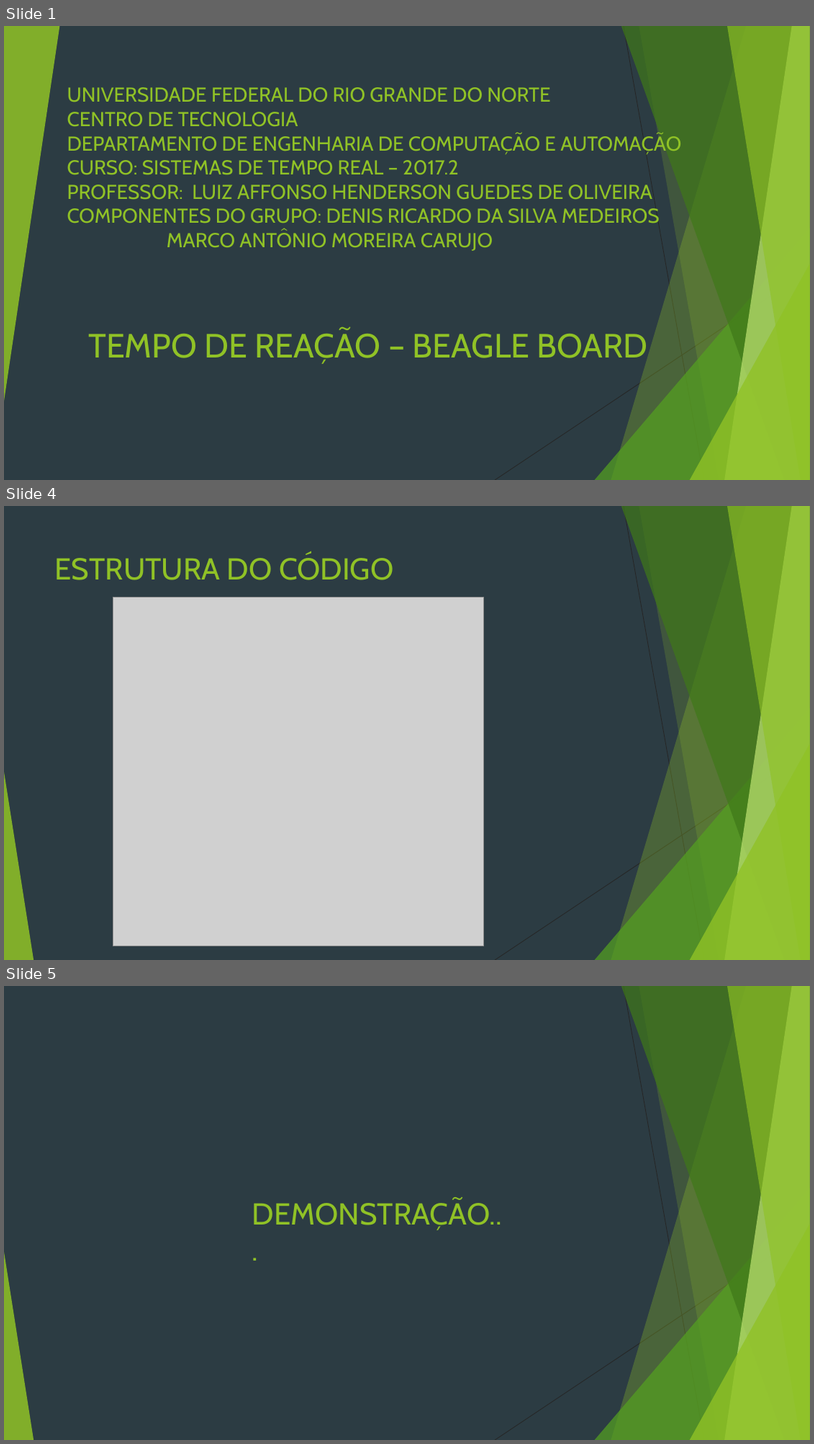
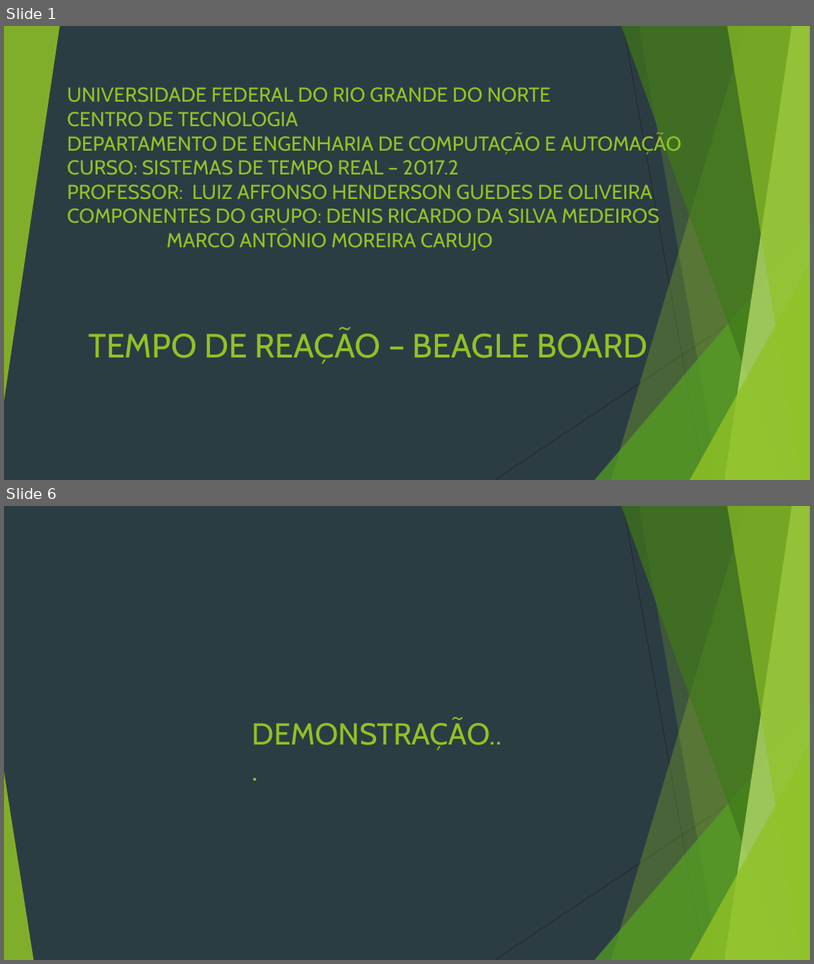
Before and after one commit to DenisMedeiros/Real-Time-Systems-Applications, a slide deck: TempoReacao/SlideTempoReacao.pptx. Shown one above the other, each under a label of ours: slides 1, 4 and 5 before the commit, slides 1 and 6 after it; the slides between them are not shown. The pictures are 814x1444 and 814x964 pixels, drawn with LibreOffice and Linux fonts; fonts in the diff are those of the drawing; grey boxes stand for pictures. Boxes give left, top, right and bottom in pixels: in the first picture for what was removed or moved away, otherwise in the second. Text is boxed around its words. In the diff, an @@ line names an element or a change of style, - is before the commit and + after.

```diff
--- a/TempoReacao/SlideTempoReacao.pptx
+++ b/TempoReacao/SlideTempoReacao.pptx
@@ slide 4 removed at (x1=4, y1=506, x2=810, y2=960), background #2C3C43; not listed: 10 template elements that a slide beside it also shows @@
@@ title removed at (x1=55, y1=554, x2=394, y2=580) @@
-ESTRUTURA DO CÓDIGO
@@ picture removed at (x1=113, y1=597, x2=484, y2=946) @@
@@ what was slide 5 is now slide 6 @@
```
Also in this commit, not shown: 1 slide changed, 3 slides added, 1 other slide removed, 4 other files.
